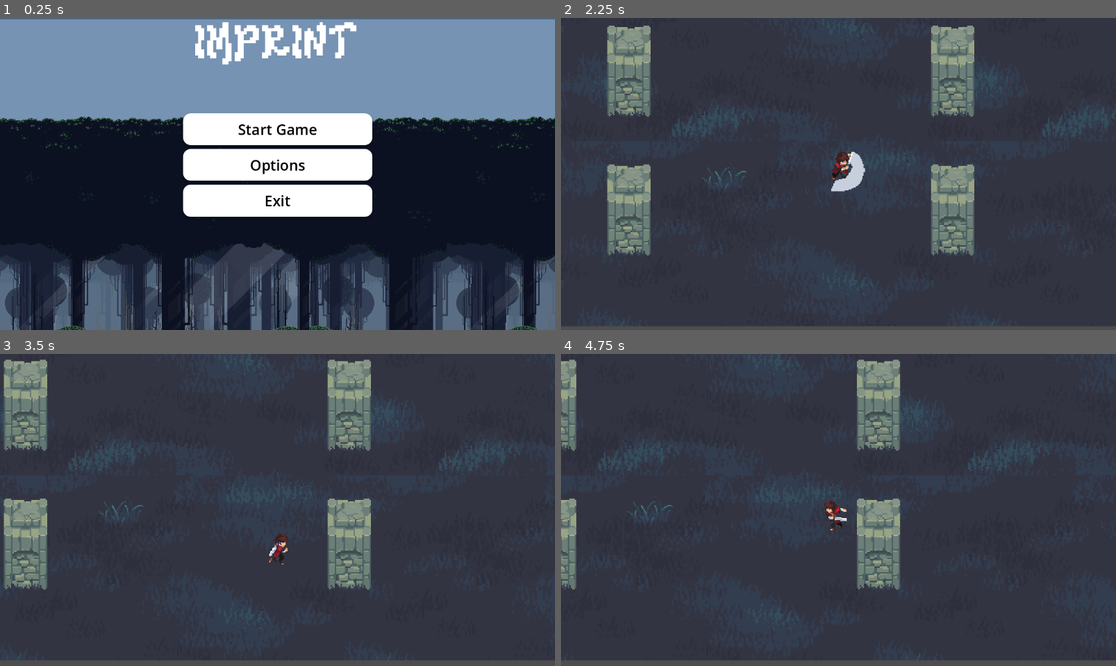
Above: before the commit, frames 1-4 (two rows, left to right).
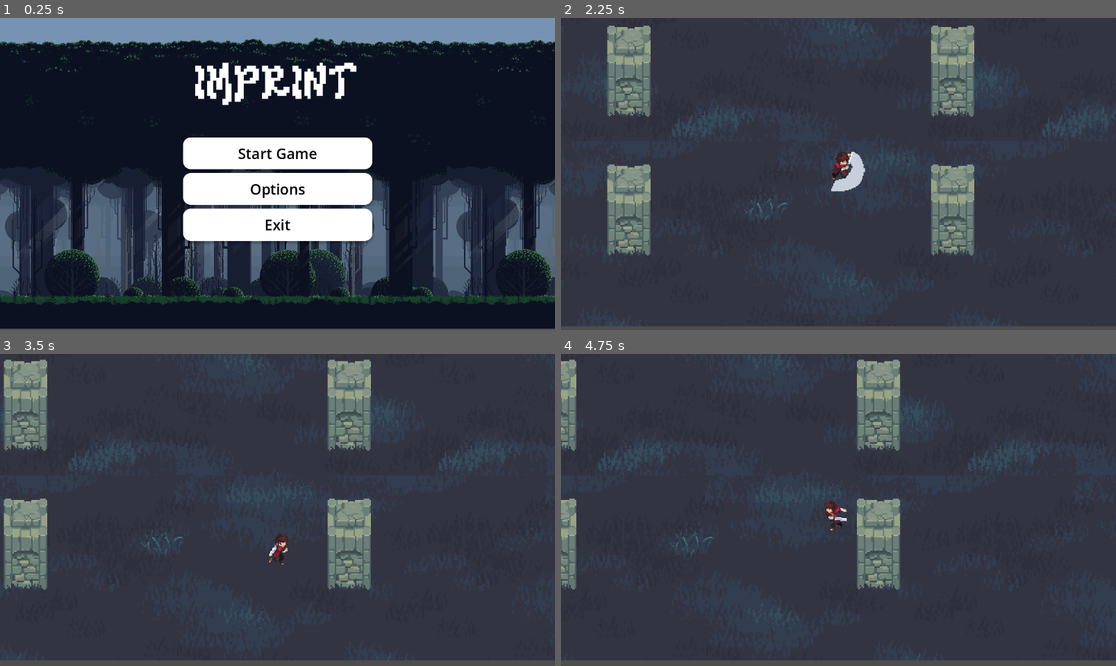
Above: after the commit, the same moments.

Repository: Firdii/GameJam
Game: Godot game, scene res://Game/Scene/main_menu.tscn
The game is run twice, just before and just after one commit, with the same random seed, the same clock (stepped at 60 frames per second) and the same inputs.
Inputs (mouse positions are in pixels of both pictures, inside the frame that each line leads up to):
- Up to frame 1 (0.25 s): no input
- Up to frame 2 (2.25 s): click "Start Game" at 0.5 s; move the mouse to (960, 158) at 1.27 s; hold Right (Right) 1.28-2.03 s; click (960, 158) at 1.35 s; move the mouse to (727, 189) at 2.02 s; hold Down (Down) from 2.03 s (still down); click (727, 189) at 2.1 s
- Up to frame 3 (3.5 s): move the mouse to (333, 441) at 2.77 s; release Down (Down) at 2.78 s; hold Right (Right) from 2.78 s (still down); click (333, 441) at 2.85 s
- Up to frame 4 (4.75 s): move the mouse to (810, 572) at 3.52 s; release Right (Right) at 3.53 s; hold Up (Up) 3.53-4.28 s; click (810, 572) at 3.6 s; move the mouse to (1005, 556) at 4.27 s; hold Left (Left) from 4.28 s (still down); click (1005, 556) at 4.35 s

The runs differ from the first frame. In frame 1, 57% of the frame differs, in the area x 0-100%, y 0-100%; in frame 2, 0.1%; in frame 3, 0.1%; in frame 4, 0.1%.

Commit message:
Add animated grass Area2D and update scenes
Introduced a new Grass Area2D node with animation via grass.gd script. Updated Region1.tscn and grass.tscn to use the new Grass node and added a back sprite for visual effect. Adjusted main_menu.tscn parallax layer positions and UI offsets for improved layout.

Diff:
--- a/Game/Region1.tscn
+++ b/Game/Region1.tscn
@@ -905,5 +905,5 @@
 position = Vector2(572, 645.375)
 shape = SubResource("RectangleShape2D_haytw")
 
-[node name="Area2D" parent="Level" unique_id=1049557676 instance=ExtResource("6_f30c1")]
-position = Vector2(530, 553)
+[node name="Grass" parent="." unique_id=1049557676 instance=ExtResource("6_f30c1")]
+position = Vector2(558, 575)
--- a/Game/Scene/grass.tscn
+++ b/Game/Scene/grass.tscn
@@ -1,18 +1,28 @@
 [gd_scene format=3 uid="uid://uogvweqj1it0"]
 
 [ext_resource type="Texture2D" uid="uid://b5w7up6n5eo35" path="res://Assets/Asset/Level/TreeAndGrass.png" id="1_40eul"]
+[ext_resource type="Script" uid="uid://xn2q0dcd33iw" path="res://Game/Script/grass.gd" id="1_3284k"]
 
 [sub_resource type="RectangleShape2D" id="RectangleShape2D_bq7dl"]
 
-[node name="Area2D" type="Area2D" unique_id=1049557676]
+[node name="Grass" type="Area2D" unique_id=1049557676]
+script = ExtResource("1_3284k")
 
 [node name="CollisionShape2D" type="CollisionShape2D" parent="." unique_id=1911475500]
 shape = SubResource("RectangleShape2D_bq7dl")
 
+[node name="Sprite2D_Back" type="Sprite2D" parent="." unique_id=113271699]
+y_sort_enabled = true
+position = Vector2(5.364418e-07, -5.9604645e-08)
+scale = Vector2(0.5416666, 0.625)
+texture = ExtResource("1_40eul")
+region_enabled = true
+region_rect = Rect2(0, 96, 48, 32)
+
 [node name="Sprite2D" type="Sprite2D" parent="." unique_id=317864991]
 y_sort_enabled = true
-position = Vector2(-1.1026859e-06, -0.49999994)
-scale = Vector2(0.7083333, 0.65625)
+position = Vector2(0.50000024, -0.49999994)
+scale = Vector2(0.6875, 0.65625)
 texture = ExtResource("1_40eul")
 region_enabled = true
 region_rect = Rect2(0, 0, 48, 32)
--- a/Game/Scene/main_menu.tscn
+++ b/Game/Scene/main_menu.tscn
@@ -62,7 +62,7 @@
 script = ExtResource("3_xox3y")
 
 [node name="ParallaxLayer" type="ParallaxLayer" parent="ParallaxBackground" unique_id=362415606]
-position = Vector2(-3, 3)
+position = Vector2(-3, -156)
 motion_scale = Vector2(0.05, 0.05)
 motion_mirroring = Vector2(937.28, 0)
 
@@ -75,7 +75,7 @@
 centered = false
 
 [node name="ParallaxLayer2" type="ParallaxLayer" parent="ParallaxBackground" unique_id=1756778074]
-position = Vector2(-3, 3)
+position = Vector2(-3, -156)
 motion_scale = Vector2(0.1, 0.1)
 motion_mirroring = Vector2(937.28, 0)
 
@@ -87,7 +87,7 @@
 centered = false
 
 [node name="ParallaxLayer3" type="ParallaxLayer" parent="ParallaxBackground" unique_id=1384467438]
-position = Vector2(-3, 3)
+position = Vector2(-3, -156)
 motion_scale = Vector2(0.15, 0.15)
 motion_mirroring = Vector2(937.28, 0)
 
@@ -99,7 +99,7 @@
 centered = false
 
 [node name="ParallaxLayer4" type="ParallaxLayer" parent="ParallaxBackground" unique_id=881766354]
-position = Vector2(-3, 3)
+position = Vector2(-3, -156)
 motion_scale = Vector2(0.2, 0.2)
 motion_mirroring = Vector2(937.28, 0)
 
@@ -111,7 +111,7 @@
 centered = false
 
 [node name="ParallaxLayer5" type="ParallaxLayer" parent="ParallaxBackground" unique_id=479129082]
-position = Vector2(-3, 3)
+position = Vector2(-3, -156)
 motion_scale = Vector2(0.3, 0.3)
 motion_mirroring = Vector2(937.28, 0)
 
@@ -123,7 +123,7 @@
 centered = false
 
 [node name="ParallaxLayer6" type="ParallaxLayer" parent="ParallaxBackground" unique_id=1608967961]
-position = Vector2(-3, 3)
+position = Vector2(-3, -156)
 motion_scale = Vector2(0.4, 0.4)
 motion_mirroring = Vector2(937.28, 0)
 
@@ -135,7 +135,7 @@
 centered = false
 
 [node name="ParallaxLayer7" type="ParallaxLayer" parent="ParallaxBackground" unique_id=779936377]
-position = Vector2(-3, 3)
+position = Vector2(-3, -156)
 motion_scale = Vector2(0.5, 0.5)
 motion_mirroring = Vector2(937.28, 0)
 
@@ -147,7 +147,7 @@
 centered = false
 
 [node name="ParallaxLayer8" type="ParallaxLayer" parent="ParallaxBackground" unique_id=1554054214]
-position = Vector2(-3, 3)
+position = Vector2(-3, -156)
 motion_scale = Vector2(0.65, 0.65)
 motion_mirroring = Vector2(937.28, 0)
 
@@ -159,7 +159,7 @@
 centered = false
 
 [node name="ParallaxLayer9" type="ParallaxLayer" parent="ParallaxBackground" unique_id=1291149930]
-position = Vector2(-3, 3)
+position = Vector2(-3, -156)
 motion_scale = Vector2(0.8, 0.8)
 motion_mirroring = Vector2(937.28, 0)
 
@@ -171,7 +171,7 @@
 centered = false
 
 [node name="ParallaxLayer10" type="ParallaxLayer" parent="ParallaxBackground" unique_id=265620351]
-position = Vector2(-3, 3)
+position = Vector2(-3, -156)
 motion_scale = Vector2(0.9, 0.9)
 motion_mirroring = Vector2(937.28, 0)
 
@@ -183,7 +183,7 @@
 centered = false
 
 [node name="ParallaxLayer11" type="ParallaxLayer" parent="ParallaxBackground" unique_id=204142620]
-position = Vector2(-3, 3)
+position = Vector2(-3, -156)
 motion_scale = Vector2(0.95, 0.95)
 motion_mirroring = Vector2(937.28, 0)
 
@@ -195,7 +195,7 @@
 centered = false
 
 [node name="ParallaxLayer12" type="ParallaxLayer" parent="ParallaxBackground" unique_id=744107787]
-position = Vector2(-3, 3)
+position = Vector2(-3, -156)
 motion_mirroring = Vector2(937.28, 0)
 
 [node name="Sprite2D" type="Sprite2D" parent="ParallaxBackground/ParallaxLayer12" unique_id=2015552198]
@@ -213,9 +213,9 @@
 anchor_right = 0.5
 anchor_bottom = 0.5
 offset_left = -196.5
-offset_top = -126.0
+offset_top = -76.0
 offset_right = 196.5
-offset_bottom = 89.75
+offset_bottom = 139.75
 grow_horizontal = 2
 grow_vertical = 2
 theme_override_constants/separation = 8
@@ -270,9 +270,9 @@
 anchor_right = 0.5
 anchor_bottom = 0.5
 offset_left = -261.25
-offset_top = -322.0
+offset_top = -238.0
 offset_right = 261.25
-offset_bottom = -220.0
+offset_bottom = -136.0
 grow_horizontal = 2
 grow_vertical = 2
 theme_override_fonts/font = ExtResource("2_eud1g")
--- /dev/null
+++ b/Game/Script/grass.gd
@@ -0,0 +1,18 @@
+extends Area2D
+
+var skewTween : Tween
+var skewTweenBack : Tween
+
+@onready var sprite_2d: Sprite2D = $Sprite2D
+@onready var sprite_2d_back: Sprite2D = $Sprite2D_Back
+
+func _ready() -> void:
+	var startSkew = deg_to_rad(randf_range(-10, -10))
+	var endSkew = -startSkew
+
+	skewTween = get_tree().create_tween().set_loops()
+	skewTween.tween_property(sprite_2d, "skew", endSkew, 1.5).from(startSkew)
+	skewTween.tween_property(sprite_2d, "skew", startSkew, 1.5).from(endSkew)
+
+	var startSkewBack = endSkew * 0.5
+	var end
Not shown: 1 places in Game/Scene/main_menu.tscn that only renumber resources
Not shown, added: Game/Script/grass.gd.uid
